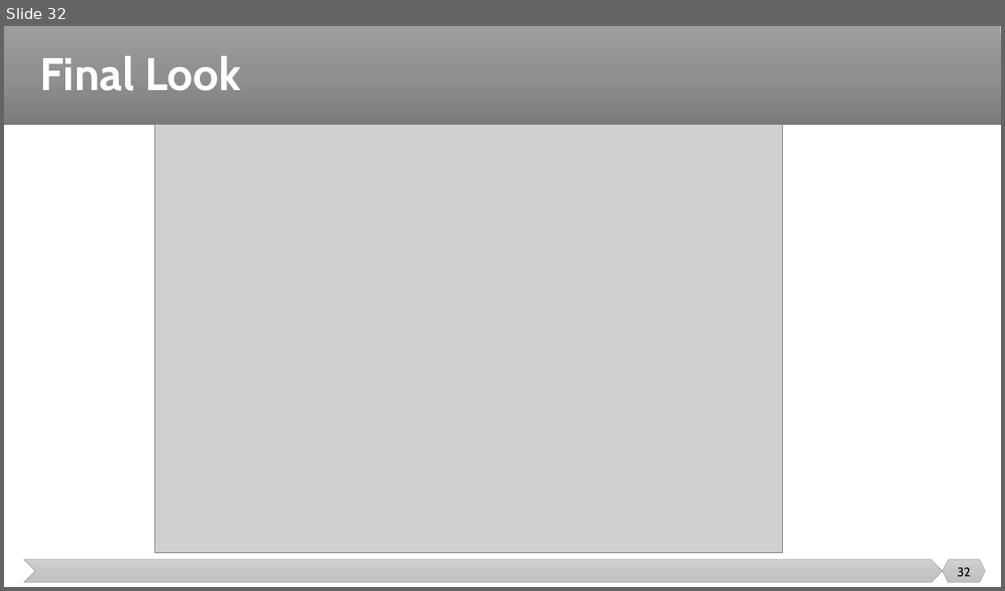
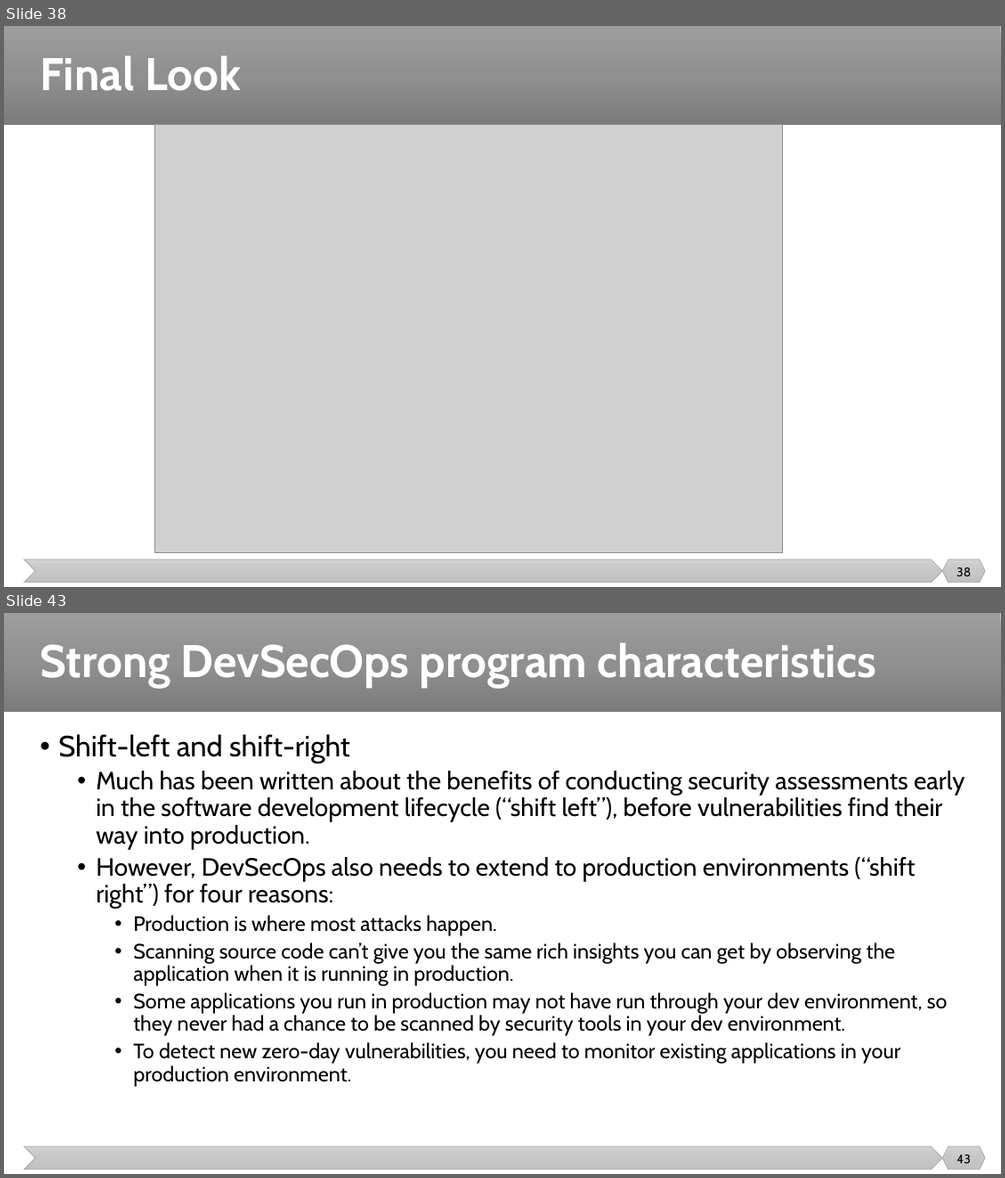
Before and after one commit to malenezi/malenezi, a slide deck: SE489/Lectures/9-DevSecOps/DevSecOps.pptx. Shown one above the other, each under a label of ours: slide 32 before the commit, slides 38 and 43 after it; the slides between them are not shown. The pictures are 1005x591 and 1005x1178 pixels, drawn with LibreOffice and Linux fonts; fonts in the diff are those of the drawing; grey boxes stand for pictures. Boxes give left, top, right and bottom in pixels: in the first picture for what was removed or moved away, otherwise in the second. Text is boxed around its words. In the diff, an @@ line names an element or a change of style, - is before the commit and + after.

```diff
--- a/SE489/Lectures/9-DevSecOps/DevSecOps.pptx
+++ b/SE489/Lectures/9-DevSecOps/DevSecOps.pptx
@@ slide 43 added at (x1=4, y1=613, x2=1001, y2=1174), background #FFFFFF; not listed: 3 template elements that a slide beside it also shows @@
@@ title added at (x1=40, y1=642, x2=876, y2=687), 44 pt, text #FFFFFF, bold @@
+Strong DevSecOps program characteristics
@@ text added at (x1=58, y1=734, x2=964, y2=1086), 20 pt, text #000000 @@
+• Shift-left and shift-right
+  • Much has been written about the benefits of conducting security assessments early in the software development lifecycle (“shift left”), before vulnerabilities find their way into production.
+  • However, DevSecOps also needs to extend to production environments (“shift right”) for four reasons:
+    • Production is where most attacks happen.
+    • Scanning source code can’t give you the same rich insights you can get by observing the application when it is running in production.
+    • Some applications you run in production may not have run through your dev environment, so they never had a chance to be scanned by security tools in your dev environment.
+    • To detect new zero-day vulnerabilities, you need to monitor existing applications in your production environment.
@@ page number added at (x1=956, y1=1154, x2=970, y2=1163), 12 pt, text #000000 @@
+43
@@ what was slide 32 is now slide 38 @@
@@ page number at (x1=956, y1=567, x2=971, y2=576): text changed @@
-32
+38
```
Also in this commit, not shown: 1 slide changed, 11 other slides added, 1 other file.
